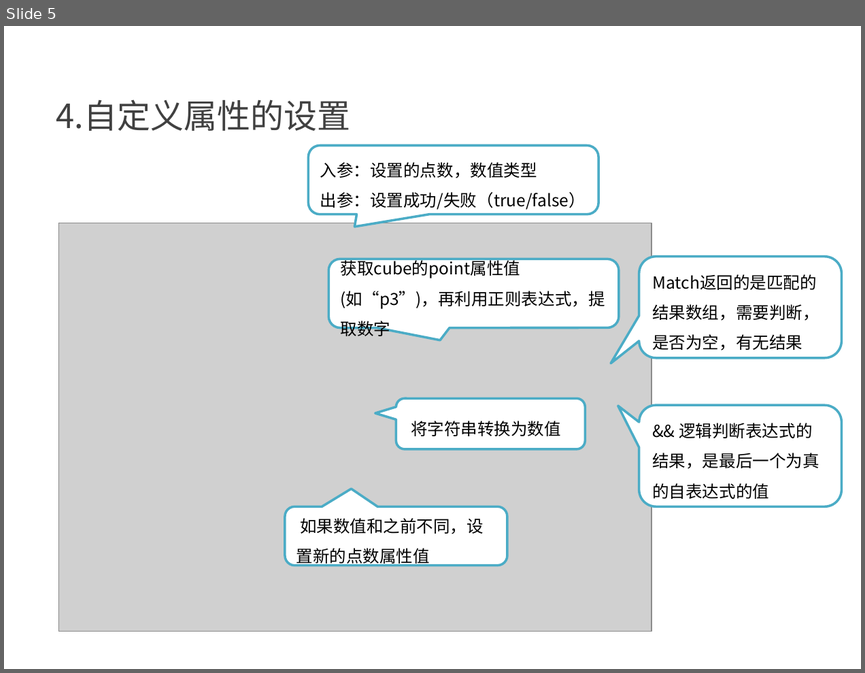
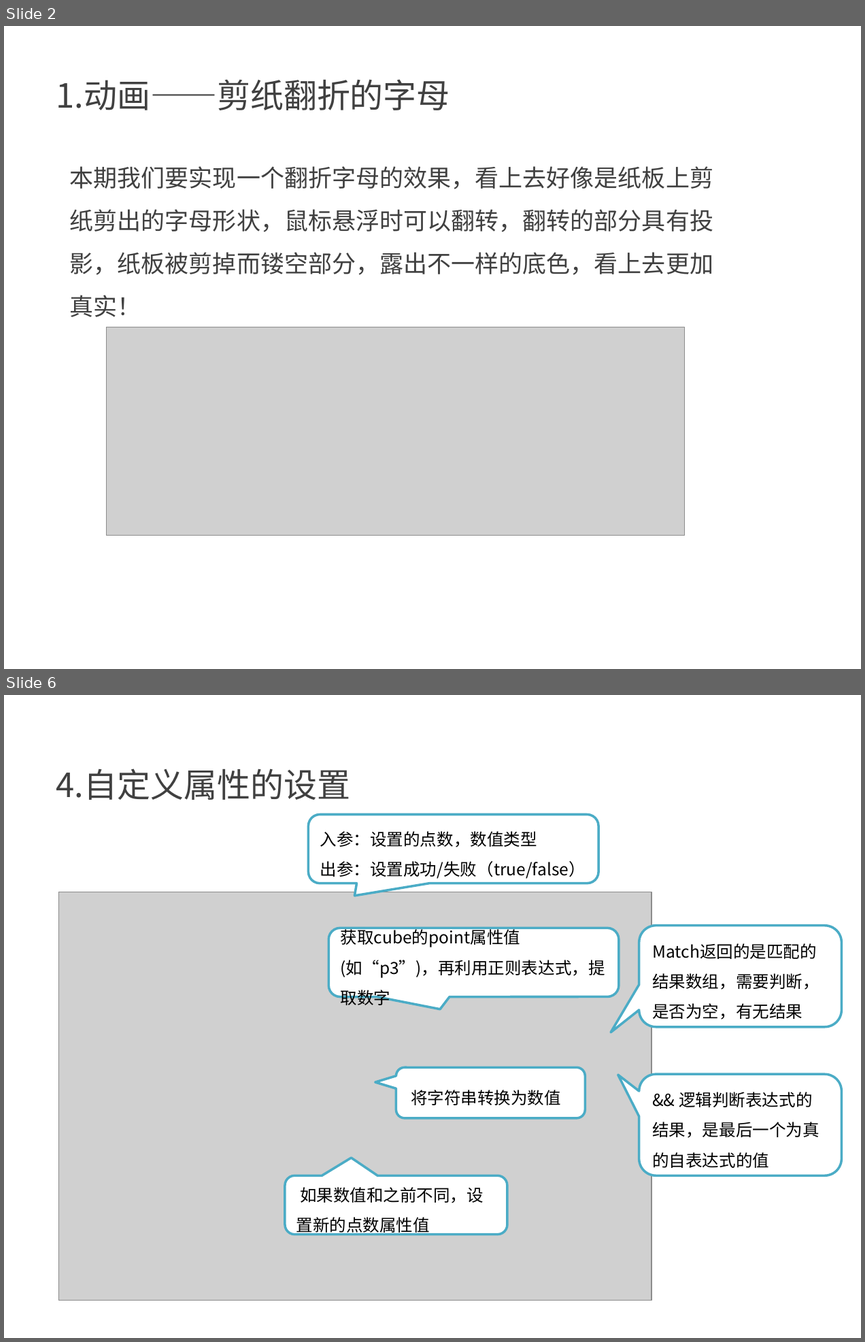
Before and after one commit to kong66/webAni, a slide deck: 5-3DLetter/3DLetter.pptx. Shown one above the other, each under a label of ours: slide 5 before the commit, slides 2 and 6 after it; the slides between them are not shown. The pictures are 865x673 and 865x1342 pixels, drawn with LibreOffice and Linux fonts; fonts in the diff are those of the drawing; grey boxes stand for pictures. Boxes give left, top, right and bottom in pixels: in the first picture for what was removed or moved away, otherwise in the second. Text is boxed around its words. In the diff, an @@ line names an element or a change of style, - is before the commit and + after.

```diff
--- a/5-3DLetter/3DLetter.pptx
+++ b/5-3DLetter/3DLetter.pptx
@@ slide 2 added at [4,26,861,669], background #FFFFFF @@
@@ text added at [56,79,450,110], 28 pt, text #404040 @@
+1.动画——剪纸翻折的字母
@@ text added at [70,166,713,317], 20 pt, text #404040 @@
+本期我们要实现一个翻折字母的效果，看上去好像是纸板上剪纸剪出的字母形状，鼠标悬浮时可以翻转，翻转的部分具有投影，纸板被剪掉而镂空部分，露出不一样的底色，看上去更加真实！
@@ picture added at [106,327,684,535] @@
@@ what was slide 5 is now slide 6 @@
```
Also in this commit, not shown: 1 slide changed, 3 other slides added, 3 slides removed, 4 other files.
